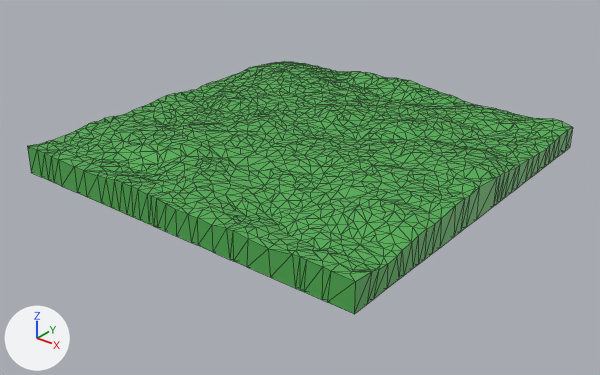
A saved change to the glTF model source/assets/models/Ground_flat.gltf.
Camera for both pictures: a 50 mm camera at (178.6, -229.6, 121.8) aimed at (1.3, -8.0, -15.6). The axes (+X, +Y, +Z) are drawn at lower left. The lights are the same throughout. The first picture is the older version. Mesh edges are drawn as thin lines. Where no turn or scale is listed for an object, it has been applied to the vertices. Vertices at exactly the same position are counted once.

Objects in the first picture: 'Ground_flat'.
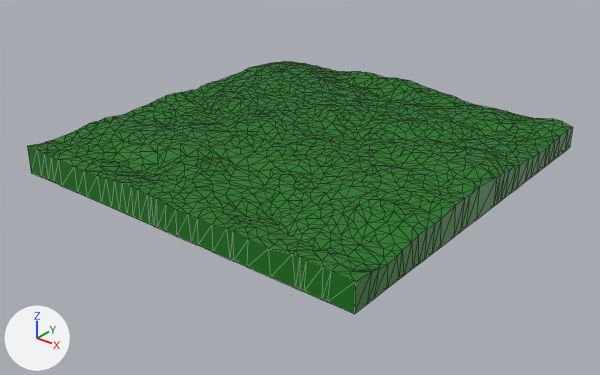
Patch to the scene script:
```diff
--- a/source/assets/models/Ground_flat.gltf.py
+++ b/source/assets/models/Ground_flat.gltf.py
@@ img_flat_atlas @@
+img_flat_atlas = load_image('Flat_Atlas', '../textures/Flat_Atlas.png', 256, 16, 'sRGB')
@@ mat_h4b_grass @@
 n0 = _N.new('ShaderNodeBsdfPrincipled'); n0.name = 'Principled BSDF'
-n0.inputs[0].default_value = (0.0823, 0.423, 0.0844, 1.0)  # 'Base Color', green #51ae52
 n1 = _N.new('ShaderNodeOutputMaterial'); n1.name = 'Material Output'
+n2 = _N.new('ShaderNodeMix'); n2.name = 'Mix'
+n2.data_type = 'RGBA'
+n2.blend_type = 'MULTIPLY'
+n2.inputs[0].default_value = 1.0  # 'Factor'
+n2.inputs[7].default_value = (0.0823, 0.423, 0.0844, 1.0)  # 'B', green #51ae52
+n3 = _N.new('ShaderNodeTexImage'); n3.name = 'Image Texture'
+n3.image = img_flat_atlas
 _L.new(n0.outputs[0], n1.inputs[0])  # 'BSDF' to 'Surface'
+_L.new(n2.outputs[2], n0.inputs[0])  # 'Result' to 'Base Color'
+_L.new(n3.outputs[0], n2.inputs[6])  # 'Color' to 'A'
@@ me_ground_flat_ground_flat @@
 me_ground_flat_ground_flat.from_pydata(...)  # 1670 vertices, 3336 faces; spans x -73.1..72.6, y -73.6..73.0, z -7.2..5.0
 # used by ob_ground_flat; location = (0.0, 0.0, 0.0)
+# me_ground_flat_ground_flat part 1: texture (UV) coordinates of 3336 of 3336 faces, centred in x -73.1..72.6, y -73.6..73.0, z -7.2..4.9, changed; they spanned u 0.62..0.66, v 0.1..0.88 and now span u 0.33..0.33, v 0.1..0.88
 me_ground_flat_ground_flat.materials.append(mat_h4b_grass)
```

Changed parts and their boxes [x1, y1, x2, y2] in the pictures (600 x 375 px):
'Ground_flat', surface changed (darker)
    both: [27, 61, 573, 314]
